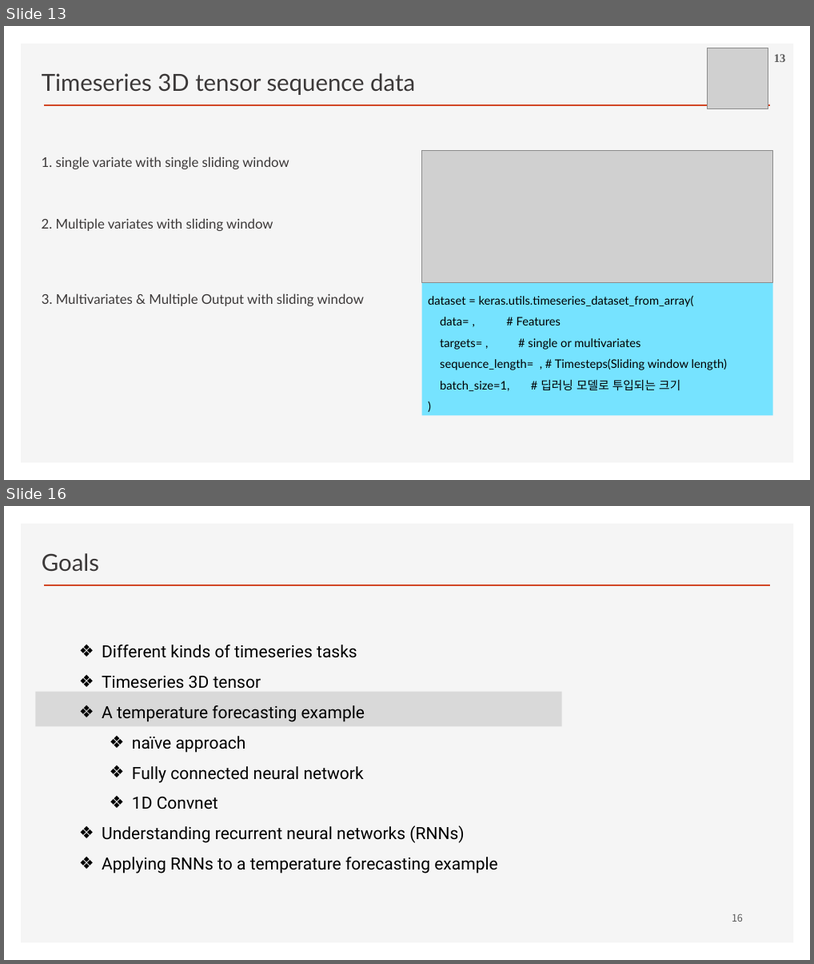
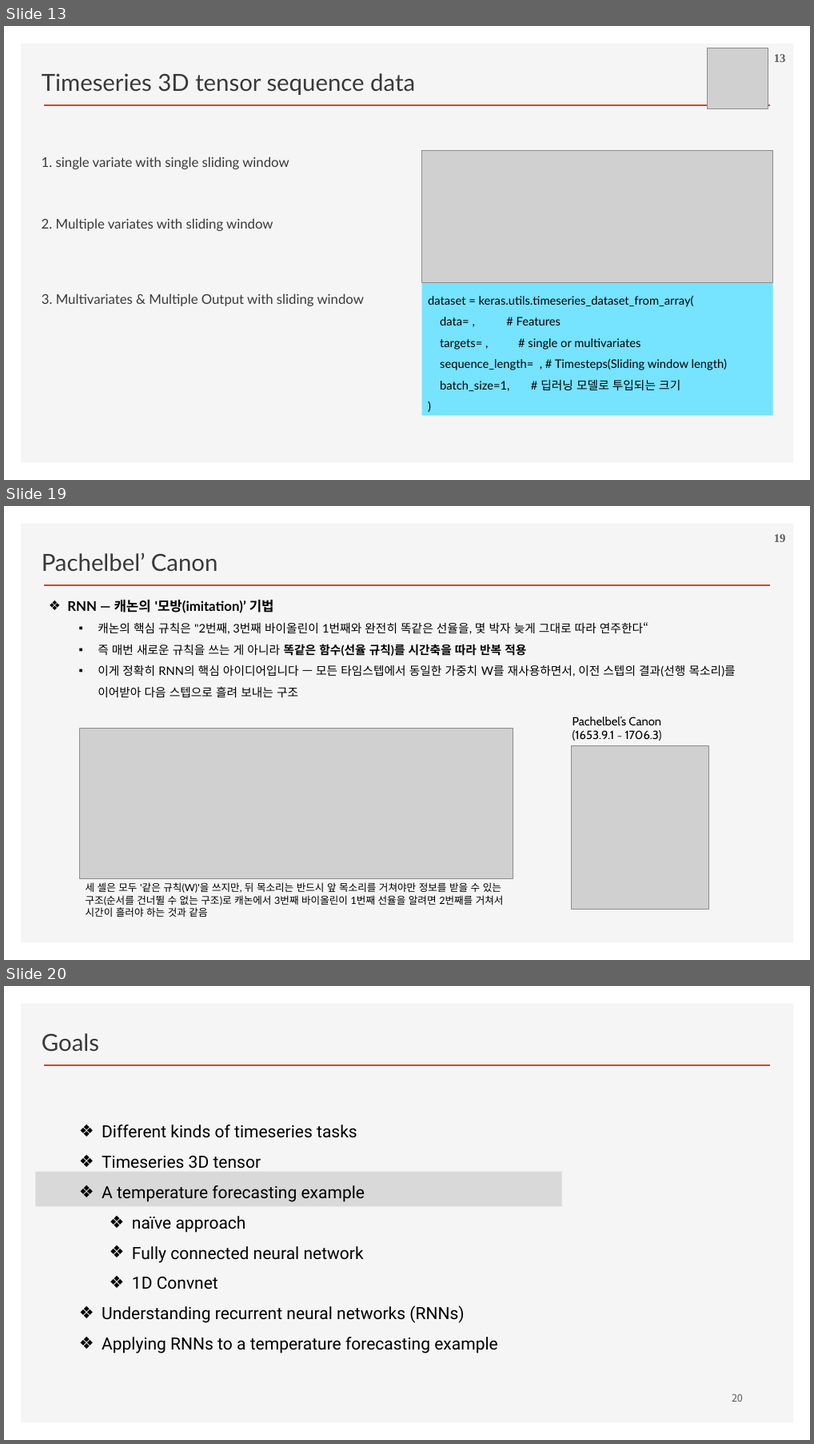
Before and after one commit to ancestor9/2026_Fall_Deep-Learning-with-Python, a slide deck: Chapter 13 Timeseries forecasting.pptx. Shown one above the other, each under a label of ours: slides 13 and 16 before the commit, slides 13, 19 and 20 after it; the slides between them are not shown. The pictures are 814x964 and 814x1444 pixels, drawn with LibreOffice and Linux fonts; fonts in the diff are those of the drawing; grey boxes stand for pictures; background and template pictures are left out. Boxes give left, top, right and bottom in pixels: in the first picture for what was removed or moved away, otherwise in the second. Text is boxed around its words. In the diff, an @@ line names an element or a change of style, - is before the commit and + after.

```diff
--- a/Chapter 13 Timeseries forecasting.pptx
+++ b/Chapter 13 Timeseries forecasting.pptx
@@ slide 19 added at bbox=[4, 506, 810, 960], background #FFFFFF; not listed: 2 template elements that a slide beside it also shows @@
@@ text added at bbox=[42, 552, 218, 571], 28 pt, text #3B3838 @@
+Pachelbel’ Canon
@@ page number added at bbox=[774, 534, 786, 542], 14 pt, text #595959, bold @@
+19
@@ text added at bbox=[67, 600, 736, 697], 14 pt, text #000000 @@
+❖ RNN — 캐논의 '모방(imitation)’ 기법
+  ▪ 캐논의 핵심 규칙은 "2번째, 3번째 바이올린이 1번째와 완전히 똑같은 선율을, 몇 박자 늦게 그대로 따라 연주한다“
+  ▪ 즉 매번 새로운 규칙을 쓰는 게 아니라 똑같은 함수(선율 규칙)를 시간축을 따라 반복 적용
+  ▪ 이게 정확히 RNN의 핵심 아이디어입니다 — 모든 타임스텝에서 동일한 가중치 W를 재사용하면서, 이전 스텝의 결과(선행 목소리)를 이어받아 다음 스텝으로 흘려 보내는 구조
@@ text added at bbox=[573, 716, 662, 740], 14 pt, text #000000 @@
+Pachelbel’s Canon
+(1653.9.1 ~ 1706.3)
@@ picture added at bbox=[80, 728, 514, 879] @@
@@ picture added at bbox=[572, 745, 710, 909] @@
@@ text added at bbox=[86, 882, 504, 916], 12 pt, text #000000 @@
+세 셀은 모두 '같은 규칙(W)'을 쓰지만, 뒤 목소리는 반드시 앞 목소리를 거쳐야만 정보를 받을 수 있는 구조(순서를 건너뛸 수 없는 구조)로 캐논에서 3번째 바이올린이 1번째 선율을 알려면 2번째를 거쳐서 시간이 흘러야 하는 것과 같음
@@ what was slide 16 is now slide 20 @@
@@ page number at bbox=[732, 1393, 743, 1401]: text changed @@
-16
+20
```
Also in this commit, not shown: 14 slides changed, 4 other slides added, 1 slide removed.
